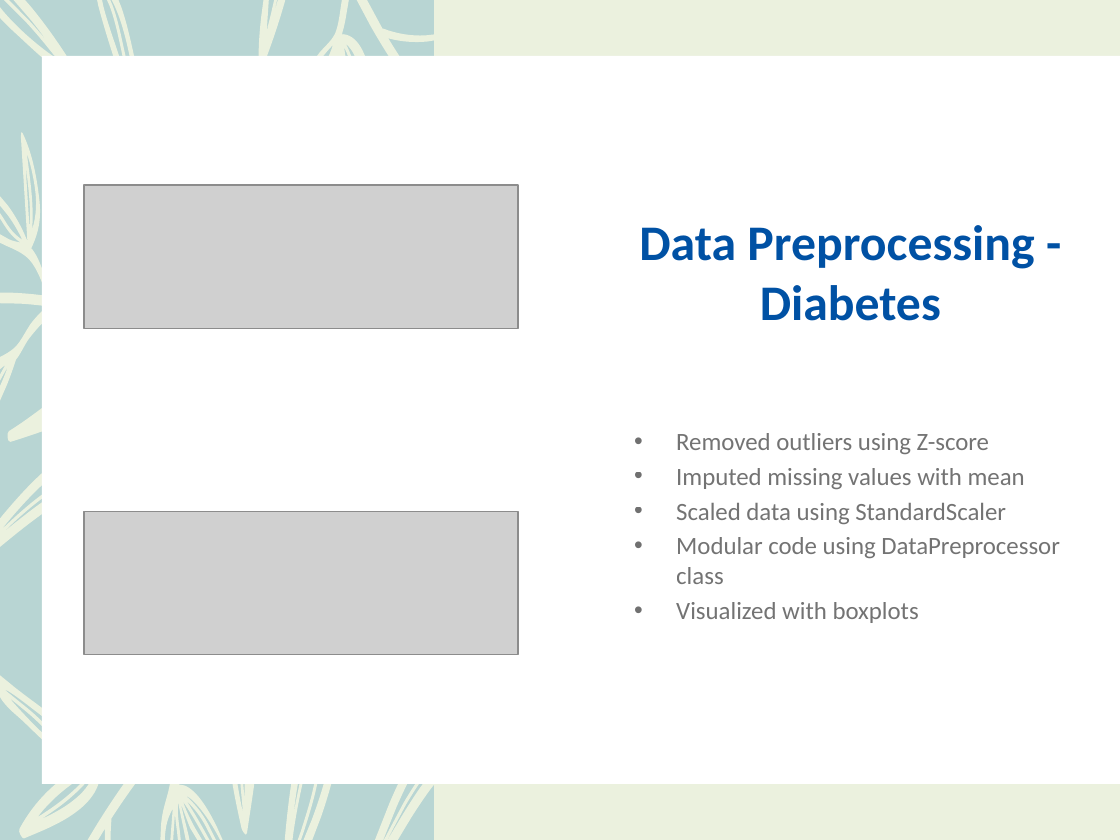
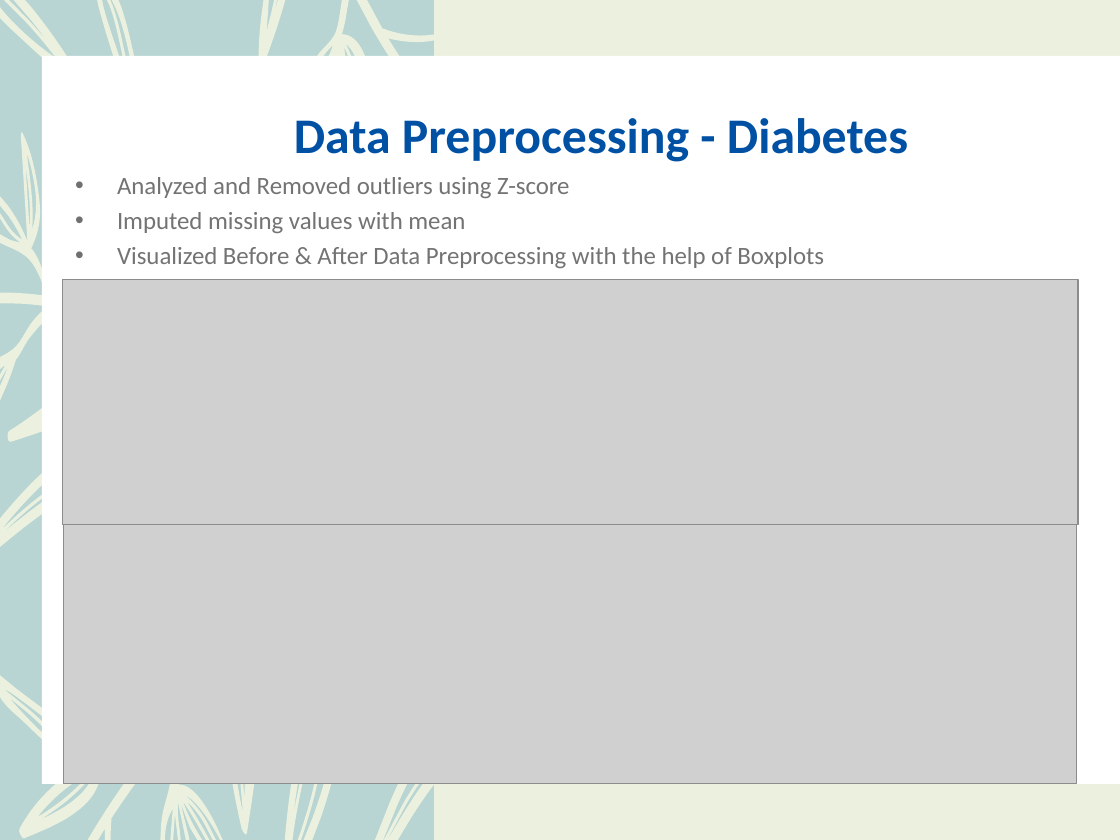
Before and after one commit to trivikram-bhavesh-budhabhatti/Data-Science-Project, a slide deck: slide 4 of documentation/SemiSupervised_Learning_ppt.pptx (slide 3 before the commit). Drawn at 1120x840 pixels with LibreOffice and Linux fonts; fonts in the diff are those of the drawing; grey boxes stand for pictures. Boxes give left, top, right and bottom in pixels: in the first picture for what was removed or moved away, otherwise in the second. Text is boxed around its words. In the diff, an @@ line names an element or a change of style, - is before the commit and + after.

```diff
--- a/documentation/SemiSupervised_Learning_ppt.pptx
+++ b/documentation/SemiSupervised_Learning_ppt.pptx
@@ title "Data Preprocessing - Diabetes" rewrapped from (x1=639, y1=225, x2=1034, y2=321) to (x1=294, y1=118, x2=908, y2=162) @@
@@ text "Analyzed and Removed outliers using ..." moved from (x1=676, y1=433, x2=1060, y2=623) to (x1=117, y1=177, x2=824, y2=268) @@
@@ text at (x1=117, y1=177, x2=569, y2=198): text changed @@
-• Removed outliers using Z-score
+• Analyzed and Removed outliers using Z-score
@@ text at (x1=117, y1=247, x2=824, y2=268): text changed @@
-• Scaled data using StandardScaler
-• Modular code using DataPreprocessor class
-• Visualized with boxplots
+• Visualized Before & After Data Preprocessing with the help of Boxplots
@@ picture resized from (x1=84, y1=185, x2=519, y2=328) to (x1=63, y1=280, x2=1079, y2=524) @@
@@ picture resized from (x1=84, y1=512, x2=519, y2=655) to (x1=64, y1=524, x2=1076, y2=784) @@
```
Also in this commit, not shown: 5 other slides changed, 4 slides added, 1 slide removed, 1 other file.
